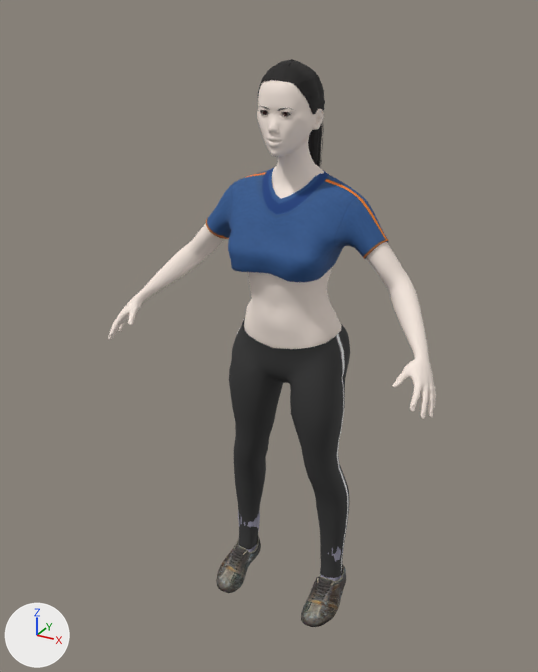
The glTF model public/characters/woman.glb as it was, and as the next commit left it.
Both versions are drawn from a 50 mm camera at (0.874, -1.745, 1.704) aimed at (-0.043, -0.079, 0.871). Every picture has the same lights, and +X, +Y and +Z are marked at lower left. The picture after the commit comes second. Where no turn or scale is listed for an object, it has been applied to the vertices. Vertices at exactly the same position are counted once.

In view in the first picture: 'Human', 'Human.female_sportsuit01', 'Human.ponytail01', 'Human.shoes02'.
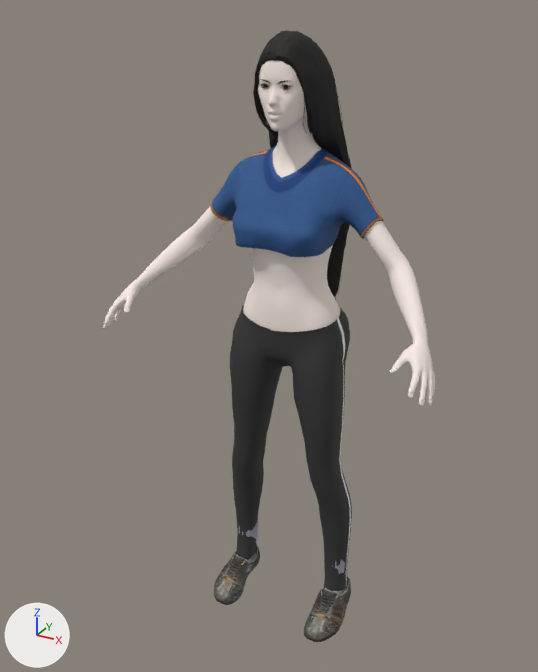
Changed parts and their boxes (x1, y1, x2, y2) in the pictures (538 x 672 px; the box of a moved part takes in the faces that stretch with it):
'Human.female_sportsuit01', reshaped, rescaled (8% taller)
    before: (206, 167, 389, 578)
    after: (210, 146, 383, 591)
'Human', reshaped, rescaled
    before: (108, 80, 436, 419)
    after: (103, 60, 435, 406)
'Human.long01', added
    after: (253, 30, 352, 300)
'Human.shoes02', reshaped, rescaled
    before: (216, 510, 346, 627)
    after: (214, 520, 351, 642)
'Human.ponytail01', deleted
    before: (257, 59, 325, 167)
part 3 of me_shoes02, moved or reshaped
    before: (301, 564, 346, 627)
    after: (304, 576, 351, 642)
part 4 of me_shoes02, moved or reshaped
    before: (216, 536, 261, 593)
    after: (214, 545, 260, 605)
part 5 of me_shoes02, moved or reshaped
    before: (321, 547, 343, 581)
    after: (325, 558, 348, 594)
part 6 of me_shoes02, moved or reshaped
    before: (238, 510, 260, 552)
    after: (237, 520, 259, 562)

The change in detail:
Picture 'Human.long01' (img_human_long01) is new.
Material 'Human.long01.plain' (mat_human_long01_plain) is new.
Uses the picture img_human_long01.
me_base is used by ob_human; location (0.0, 0.0, 0.0).
me_base had 9368 vertices, 18524 faces and spanned x -0.477..0.477, y -0.282..0.081, z 0.831..1.585.
me_base now has 9368 vertices, 18524 faces and spans x -0.532..0.532, y -0.335..0.087, z 0.977..1.839.
me_base part 1: 9368 of 9368 vertices moved; they spanned x -0.477..0.477, y -0.282..0.081, z 0.831..1.585 and now span x -0.532..0.532, y -0.335..0.087, z 0.977..1.839; mean shift (0.0, -0.021, 0.197).
me_female_sportsuit01 is used by ob_human_female_sportsuit01; location (0.0, 0.0, 0.0).
me_female_sportsuit01 had 1797 vertices, 3436 faces and spanned x -0.266..0.263, y -0.168..0.089, z 0.075..1.328.
me_female_sportsuit01 now has 1797 vertices, 3436 faces and spans x -0.279..0.273, y -0.174..0.099, z 0.025..1.542.
me_female_sportsuit01 part 2: 1797 of 1797 vertices moved; they spanned x -0.266..0.263, y -0.168..0.089, z 0.075..1.328 and now span x -0.279..0.273, y -0.174..0.099, z 0.025..1.542; mean shift (0.0, 0.0, 0.136).
me_shoes02 is used by ob_human_shoes02; location (0.0, 0.0, 0.0).
me_shoes02 had 1594 vertices, 3064 faces and spanned x -0.209..0.209, y -0.188..0.029, z -0.01..0.216.
me_shoes02 now has 1594 vertices, 3064 faces and spans x -0.249..0.249, y -0.209..0.048, z -0.073..0.192.
me_shoes02 part 3: the loose piece of 653 vertices spanning x 0.11..0.209, y -0.188..0.029, z -0.01..0.096 is multiplied about its middle by the matrix ((1.18, 0.013, -0.001), (-0.013, 1.18, 0.02), (0.001, -0.02, 1.18)), then moved by (0.032, -0.001, -0.055).
me_shoes02 part 4: the loose piece of 653 vertices spanning x -0.209..-0.11, y -0.188..0.029, z -0.01..0.096 is multiplied about its middle by the matrix ((1.18, -0.013, 0.001), (0.013, 1.18, 0.02), (-0.001, -0.02, 1.18)), then moved by (-0.032, -0.001, -0.055).
me_shoes02 part 5: 144 of 1594 vertices moved; they spanned x 0.115..0.184, y -0.086..0.02, z 0.028..0.216 and now span x 0.141..0.221, y -0.087..0.035, z -0.023..0.192; mean shift (0.031, 0.007, -0.043); largest move (0.183, -0.007, 0.045) -> (0.221, 0.006, -0.01).
me_shoes02 part 6: 144 of 1594 vertices moved; they spanned x -0.184..-0.115, y -0.086..0.02, z 0.028..0.216 and now span x -0.221..-0.141, y -0.087..0.035, z -0.023..0.192; mean shift (-0.031, 0.007, -0.043); largest move (-0.183, -0.007, 0.045) -> (-0.221, 0.006, -0.01).
Mesh me_long01 is new.
It has 3238 vertices, 4108 faces and spans x -0.122..0.122, y -0.132..0.095, z 0.941..1.656.
It uses material mat_human_long01_plain.
Object 'Human' (ob_human) is rescaled from (1.0, 1.0, 1.0) to (0.895, 0.895, 0.895).
Object 'Human.female_sportsuit01' (ob_human_female_sportsuit01) is rescaled from (1.0, 1.0, 1.0) to (0.895, 0.895, 0.895).
Object 'Human.ponytail01' (ob_human_ponytail01) is deleted.
Object 'Human.shoes02' (ob_human_shoes02) is rescaled from (1.0, 1.0, 1.0) to (0.895, 0.895, 0.895).
Object 'Human.long01' (ob_human_long01) is new; it shows me_long01.
Its location is (0.0, 0.0, 0.0).
